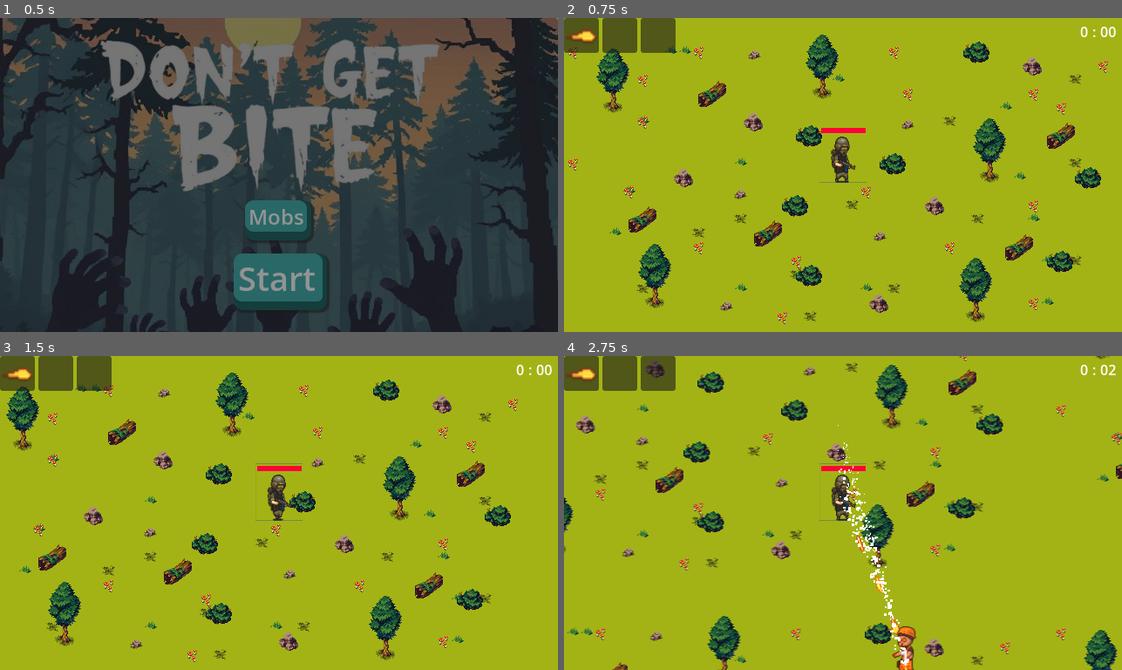
Above: before the commit, frames 1-4 (two rows, left to right).
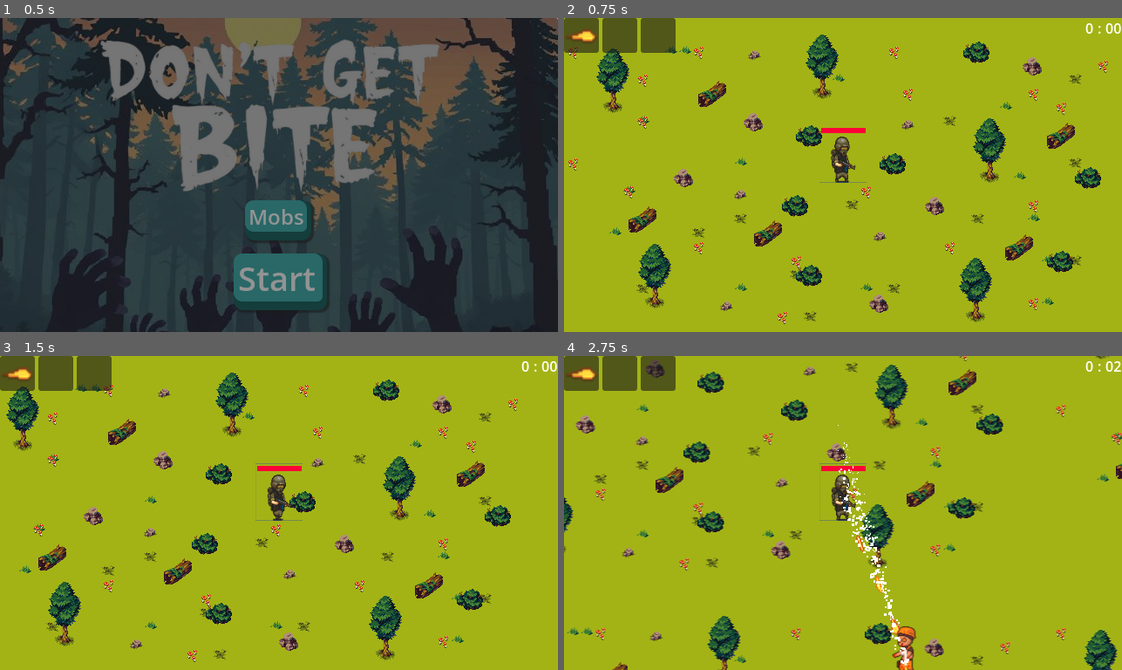
Above: after the commit, the same moments.

Repository: AlvaroNegrin/Dont-get-bite-PGL
Game: Godot game, scene res://scenes/main_menu.tscn
Same seed, same stepped clock (60 frames per second), same inputs: the game is played once before the commit and once after it.
Inputs:
- Up to frame 1 (0.5 s): no input
- Up to frame 2 (0.75 s): click "Start" at 0.5 s
- Up to frame 3 (1.5 s): hold D (right) from 1.28 s (still down)
- Up to frame 4 (2.75 s): release D (right) at 2.03 s; hold S (down) from 2.03 s (still down)

Frame 1 is identical in both runs. In frame 2, 0.2% of the frame differs, in the area x 92-100%, y 1-7%; in frame 3, 0.2%; in frame 4, 0.2%.

Commit message:
feat: Add puntuation system and a death menu

Diff:
--- a/components/mob/mob.gd
+++ b/components/mob/mob.gd
@@ -13,6 +13,10 @@
 	set(value):
 		health = value
 		if health <= 0:
+			var root = get_tree().root.get_node("TestScene")
+			var spawner = root.get_node("Spawner")
+			if spawner:
+				spawner.score += 1
 			queue_free()
 
 var elite : bool = false:
@@ -38,21 +42,27 @@
 
 
 func check_separation(_delta):
-	separation = (player_reference.position - position).length()
-	if separation >= 500 and not elite:
+	if is_instance_valid(player_reference):
+		separation = (player_reference.position - position).length()
+		if separation >= 500 and not elite:
+			queue_free()
+		if separation < player_reference.nearest_enemy_distance:
+			player_reference.nearest_enemy = self
+	else:
 		queue_free()
-	if separation < player_reference.nearest_enemy_distance:
-		player_reference.nearest_enemy = self
 
 
 func knockback_update(delta):
-	direction = (player_reference.position -position).normalized() * SPEED
-	knockback = knockback.move_toward(Vector2.ZERO, 1)
-	velocity = direction + knockback
-	var collider = move_and_collide(velocity * delta)
-	if collider:
-		collider.get_collider().knockback = (collider.get_collider().global_position -
-		global_position).normalized() * 50
+	if is_instance_valid(player_reference):
+		direction = (player_reference.position - position).normalized() * SPEED
+		knockback = knockback.move_toward(Vector2.ZERO, 1)
+		velocity = direction + knockback
+		var collider = move_and_collide(velocity * delta)
+		if collider:
+			collider.get_collider().knockback = (collider.get_collider().global_position -
+			global_position).normalized() * 50
+	else:
+		return
 
 func update_sprite_direction():
 	if direction.x > 0:
--- a/components/player/player.gd
+++ b/components/player/player.gd
@@ -1,6 +1,8 @@
 extends CharacterBody2D
 
 @onready var animated_sprite : AnimatedSprite2D = $AnimatedPlayerSprite2D
+
+signal player_died
 
 var ANIMATION_STATES = {
 	"IDLE": "idle",
@@ -16,14 +18,20 @@
 	set(value):
 		health = value
 		%Health.value = value
+		if (health <= 0):
+			die();
 
 var nearest_enemy : CharacterBody2D
 var nearest_enemy_distance : float = INF
+var is_dead : bool = false;
 
 func _ready() -> void:
 	animated_sprite.play(current_animation)
 
 func _physics_process(delta: float) -> void:
+	if (is_dead):
+		return
+
 	if is_instance_valid(nearest_enemy):
 		nearest_enemy_distance = nearest_enemy.separation
 		print(nearest_enemy.name)
@@ -47,8 +55,18 @@
 		animated_sprite.flip_h = true
 
 func take_damage(amount):
+	if (amount <= 0 or is_dead):
+		return;
+
 	health -= amount
 	print(amount)
+
+func die():
+	is_dead = true;
+	animated_sprite.play(ANIMATION_STATES.DEATH)
+	set_physics_process(false);
+	emit_signal("player_died")
+	queue_free()
 
 func _on_self_damage_body_entered(body: Node2D) -> void:
 	take_damage(body.damage)
--- a/scenes/spawner.gd
+++ b/scenes/spawner.gd
@@ -2,6 +2,8 @@
 
 @export var player : CharacterBody2D
 @export var mob : PackedScene
+
+signal score_changed(score)
 
 var distance : float = 400
 var can_spawn : bool = true
@@ -21,6 +23,11 @@
 			minute += 1
 		%Second.text = str(second).lpad(2, '0')
 
+var score : int = 0 :
+	set(value):
+		score = value
+		emit_signal("score_changed", score)
+
 func _physics_process(_delta: float) -> void:
 	if get_tree().get_node_count_in_group("Mob") < 700:
 		can_spawn = true
@@ -35,18 +42,21 @@
 
 	mob_instance.type = mob_types[min(minute, mob_types.size() - 1)]
 	mob_instance.position = pos
-	mob_instance.player_reference = player
+	if is_instance_valid(player):
+		mob_instance.player_reference = player
 	mob_instance.elite = elite
 
 	get_tree().current_scene.add_child(mob_instance)
 
 func get_ramdon_position() -> Vector2:
-	return player.position + distance * Vector2.RIGHT.rotated(randf_range(0, 2 * PI))
+	if is_instance_valid(player):
+		return player.position + distance * Vector2.RIGHT.rotated(randf_range(0, 2 * PI))
+	else:
+		return Vector2(10000, 10000)
 
 func amount(number : int = 1):
 	for i in range(number):
 		spawn(get_ramdon_position())
-
 
 
 func _on_timer_timeout() -> void:
--- a/scenes/spawner.tscn
+++ b/scenes/spawner.tscn
@@ -9,18 +9,30 @@
 [ext_resource type="Resource" uid="uid://dwp4ajgcf528u" path="res://resources/offal.tres" id="7_tux0w"]
 [ext_resource type="Resource" uid="uid://by4iueioe6ful" path="res://resources/necromancer.tres" id="8_8xw67"]
 
+[sub_resource type="GDScript" id="GDScript_cv2p2"]
+script/source = "extends CanvasLayer
+
+@onready var score_label : Label = $VBoxContainer/ScoreLabel # Use absolute path or relative path
+
+func update_score_label():
+	score_label.text = \"Score: \" + str(get_node(\"/root/TestScene/Spawner\").score)
+"
+
 [node name="Spawner" type="Node2D"]
 script = ExtResource("1_si0vi")
 mob = ExtResource("2_avmmp")
 mob_types = Array[ExtResource("3_bqrfv")]([ExtResource("4_vaq2i"), ExtResource("5_tas44"), ExtResource("6_g8ae4"), ExtResource("7_tux0w"), ExtResource("8_8xw67")])
 
 [node name="UI" type="CanvasLayer" parent="."]
+script = SubResource("GDScript_cv2p2")
 
 [node name="HBoxContainer" type="HBoxContainer" parent="UI"]
-offset_left = 592.0
-offset_top = 4.0
-offset_right = 634.0
-offset_bottom = 27.0
+anchors_preset = 1
+anchor_left = 1.0
+anchor_right = 1.0
+offset_left = -42.0
+offset_bottom = 23.0
+grow_horizontal = 0
 
 [node name="Minute" type="Label" parent="UI/HBoxContainer"]
 unique_name_in_owner = true
--- a/scenes/test_scene.gd
+++ b/scenes/test_scene.gd
@@ -1,12 +1,32 @@
 extends Node2D
-
 @onready var music_player = $AudioStreamPlayer2D
 
-# Called when the node enters the scene tree for the first time.
+@onready var spawner = $Spawner
+@onready var ui = $UI
+@onready var player = $Player
+@onready var time = $Time
+
+var total_time = 0
+
 func _ready() -> void:
+	#$DeathTimer.timeout.connect(_on_death_timer_timeout)
+	player.player_died.connect(on_player_died)
+
+	time.start()
 	music_player.play()
 
 
-# Called every frame. 'delta' is the elapsed time since the previous frame.
 func _process(delta: float) -> void:
-	pass
+	total_time += delta
+
+func time_format(time):
+	return str(int(time)) + "s"
+
+func on_player_died():
+	time.stop()
+	player.z_index = 1
+	ui.show_game_over(spawner.score, time_format(total_time))
+	#$DeathTimer.start()
+
+func _on_death_timer_timeout() -> void:
+	get_tree().change_scene_to_file("res://scenes/main_menu.tscn")
--- a/scenes/test_scene.tscn
+++ b/scenes/test_scene.tscn
@@ -6,6 +6,7 @@
 [ext_resource type="Texture2D" uid="uid://pru7lhwdcaqf" path="res://assets/images/TopDownFantasy-Forest/Decorations/Decorations.png" id="2_ncru3"]
 [ext_resource type="PackedScene" uid="uid://cvp1c3snngoa6" path="res://scenes/spawner.tscn" id="2_ri1f1"]
 [ext_resource type="AudioStream" uid="uid://gy1s6mmki3dm" path="res://assets/sounds/Dethklok - I Ejaculate Fire (Instrumental).mp3" id="5_mr23y"]
+[ext_resource type="PackedScene" uid="uid://72evy2urpp2x" path="res://scenes/ui.tscn" id="6_fg41g"]
 
 [sub_resource type="TileSetAtlasSource" id="TileSetAtlasSource_n80cm"]
 texture = ExtResource("1_wsp4v")
@@ -145,6 +146,14 @@
 [node name="Player" parent="." instance=ExtResource("1_7xgto")]
 position = Vector2(318, 180)
 
+[node name="UI" parent="." instance=ExtResource("6_fg41g")]
+
 [node name="AudioStreamPlayer2D" type="AudioStreamPlayer2D" parent="."]
 stream = ExtResource("5_mr23y")
 autoplay = true
+
+[node name="DeathTimer" type="Timer" parent="."]
+
+[node name="Time" type="Timer" parent="."]
+
+[connection signal="timeout" from="DeathTimer" to="." method="_on_death_timer_timeout"]
--- /dev/null
+++ b/scenes/ui.gd
@@ -0,0 +1,30 @@
+extends CanvasLayer
+
+@onready var score_label : Label = $VBoxContainer/ScoreLabel
+@onready var return_button: Button = $GameOverPanel/VBoxPanel/ReturnButton
+@onready var game_over_panel : Panel = $GameOverPanel
+@onready var score_display: Label = $GameOverPanel/VBoxPanel/ScoreDisplay
+@onready var time_display: Label = $GameOverPanel/VBoxPanel/TimeDisplay
+
+func update_score_label(score):
+	if score_label:
+		score_label.text = "Score: " + str(score)
+	else:
+		printerr("ERROR: Cannot update ScoreLabel because it is null.")
+
+func _ready() -> void:
+	game_over_panel.visible = false
+	return_button.pressed.connect(on_return_button_pressed)
+
+func _on_spawner_score_changed(score):
+	update_score_label(score)
+
+func on_return_button_pressed():
+	get_tree().change_scene_to_file("res://scenes/main_menu.tscn")
+
+func show_game_over(score: int, time_str: String):
+	score_display.text = "Score: " + str(score)
+	time_display.text = "Time: " + time_str
+
+	game_over_panel.visible = true
+	return_button.grab_focus()
--- /dev/null
+++ b/scenes/ui.tscn
@@ -0,0 +1,64 @@
+[gd_scene load_steps=3 format=3 uid="uid://72evy2urpp2x"]
+
+[ext_resource type="Script" path="res://scenes/ui.gd" id="1_pwc8x"]
+
+[sub_resource type="LabelSettings" id="LabelSettings_lggwx"]
+font_size = 30
+font_color = Color(1, 0.27, 0.27, 1)
+
+[node name="UI" type="CanvasLayer"]
+script = ExtResource("1_pwc8x")
+
+[node name="VBoxContainer" type="VBoxContainer" parent="."]
+anchors_preset = 3
+anchor_left = 1.0
+anchor_top = 1.0
+anchor_right = 1.0
+anchor_bottom = 1.0
+offset_left = -40.0
+offset_top = -40.0
+grow_horizontal = 0
+grow_vertical = 0
+
+[node name="ScoreLabel" type="Label" parent="VBoxContainer"]
+layout_mode = 2
+
+[node name="GameOverPanel" type="Panel" parent="."]
+anchors_preset = 15
+anchor_right = 1.0
+anchor_bottom = 1.0
+grow_horizontal = 2
+grow_vertical = 2
+
+[node name="VBoxPanel" type="VBoxContainer" parent="GameOverPanel"]
+layout_mode = 1
+anchors_preset = 15
+anchor_right = 1.0
+anchor_bottom = 1.0
+grow_horizontal = 2
+grow_vertical = 2
+alignment = 1
+
+[node name="GameOverLabel" type="Label" parent="GameOverPanel/VBoxPanel"]
+layout_mode = 2
+text = "estas MUERTO CADAVER
+"
+label_settings = SubResource("LabelSettings_lggwx")
+horizontal_alignment = 1
+vertical_alignment = 1
+
+[node name="ScoreDisplay" type="Label" parent="GameOverPanel/VBoxPanel"]
+layout_mode = 2
+horizontal_alignment = 1
+vertical_alignment = 1
+
+[node name="TimeDisplay" type="Label" parent="GameOverPanel/VBoxPanel"]
+layout_mode = 2
+horizontal_alignment = 1
+vertical_alignment = 1
+
+[node name="ReturnButton" type="Button" parent="GameOverPanel/VBoxPanel"]
+layout_mode = 2
+size_flags_horizontal = 4
+size_flags_vertical = 8
+text = "Return to Menu"
Not shown: 1 places in scenes/spawner.tscn that only renumber resources
Not shown: 1 places in scenes/test_scene.tscn that only renumber resources
